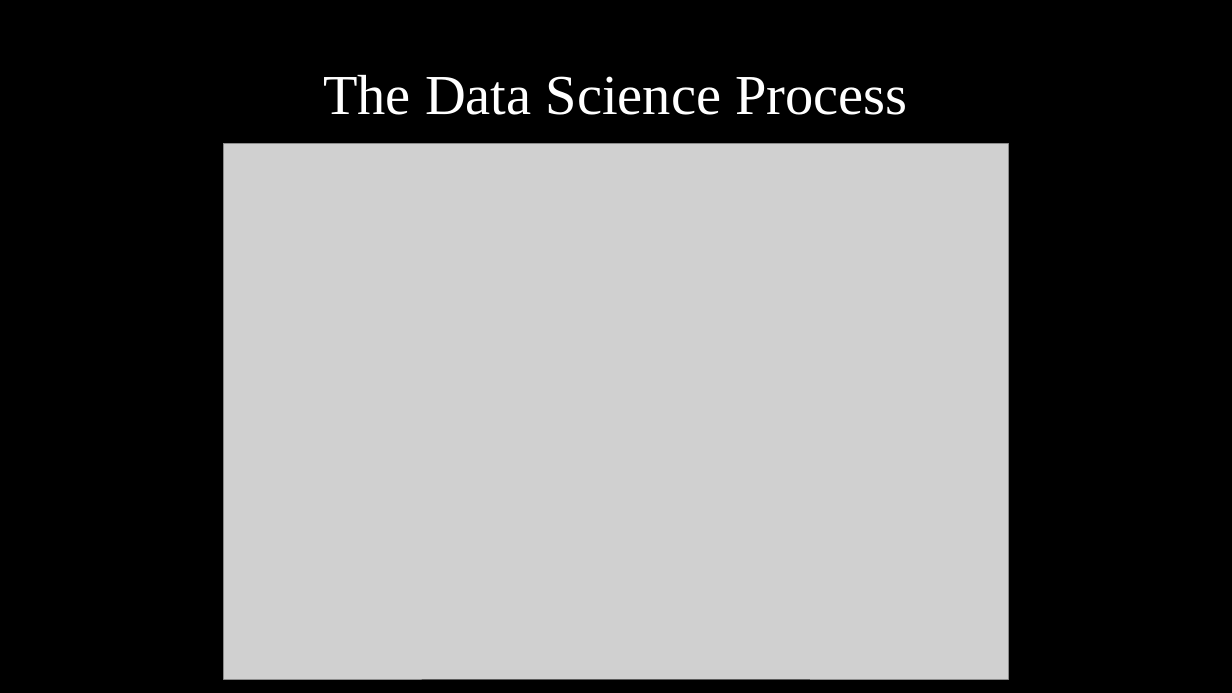
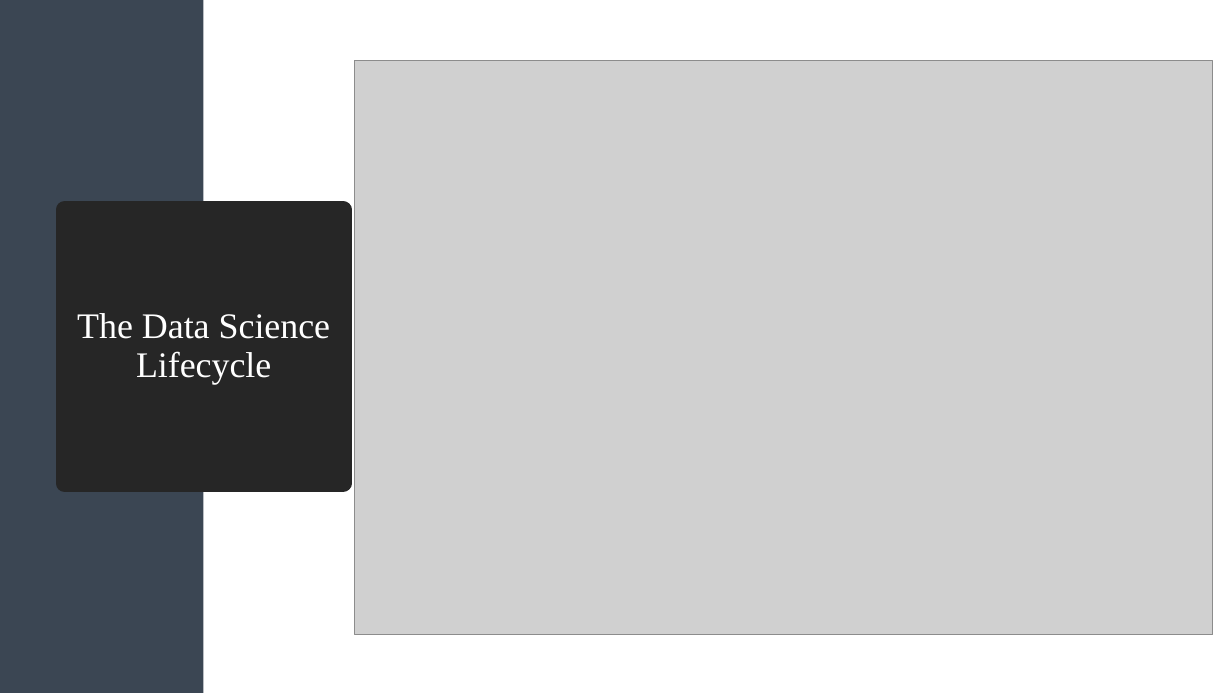
Before and after one commit to imw2/Diabetes-Diagnosis-Prediction, a slide deck: slide 2 of Presentation/FinalPresentationWittler.pptx. Drawn at 1232x693 pixels with LibreOffice and Linux fonts; fonts in the diff are those of the drawing; grey boxes stand for pictures. Boxes give left, top, right and bottom in pixels: in the first picture for what was removed or moved away, otherwise in the second. Text is boxed around its words. In the diff, an @@ line names an element or a change of style, - is before the commit and + after.

```diff
--- a/Presentation/FinalPresentationWittler.pptx
+++ b/Presentation/FinalPresentationWittler.pptx
@@ rectangle added at [0, 0, 1232, 693], fill #FFFFFF @@
@@ rectangle added at [0, 0, 203, 693], fill #3B4653 @@
@@ picture: place and size @@
-picture at [224, 144, 1008, 679]
+picture at [355, 61, 1214, 635]
@@ title "The Data Science Lifecycle": place and size @@
-title "The Data Science Lifecycle" at [323, 74, 907, 115]
+title "The Data Science Lifecycle" at [65, 210, 343, 483]
@@ title "The Data Science Lifecycle" at [65, 210, 343, 483]: fill none to #262626; outline none to #262626 13.75 pt @@
@@ title at [77, 313, 331, 385]: text changed; size 44 to 28 pt @@
-The Data Science Process
+The Data Science Lifecycle
```
Also in this commit, not shown: 10 other slides changed, 1 slide added, 1 slide removed.
